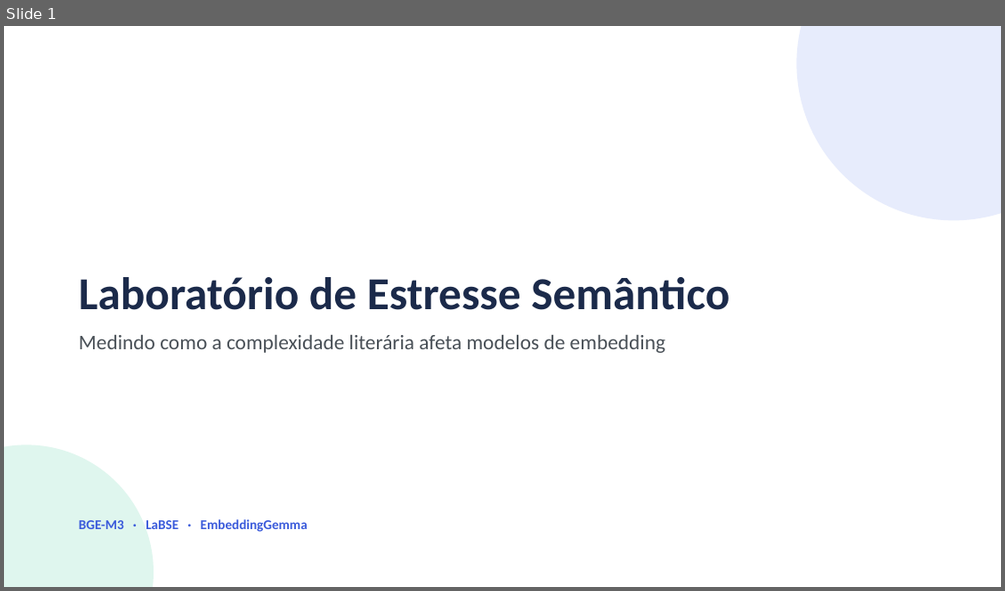
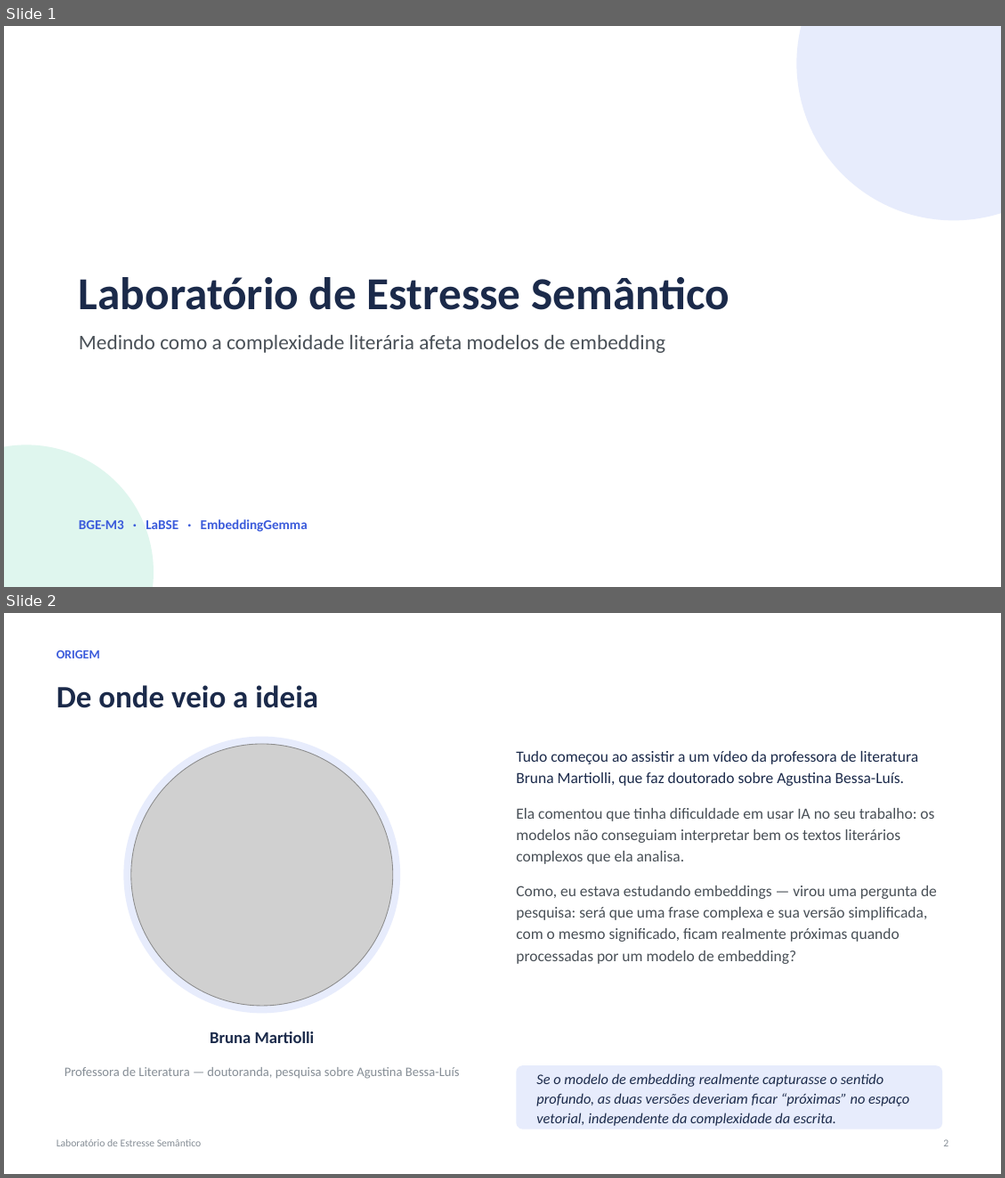
Before and after one commit to lalabohm/semantic-stress-lab, a slide deck: apresentacao/laboratorio_estresse_semantico.pptx. Shown one above the other, each under a label of ours: slide 1 before the commit, slides 1 and 2 after it. The pictures are 1005x591 and 1005x1178 pixels, drawn with LibreOffice and Linux fonts; fonts in the diff are those of the drawing; grey boxes stand for pictures. Boxes give left, top, right and bottom in pixels: in the first picture for what was removed or moved away, otherwise in the second. Text is boxed around its words. In the diff, an @@ line names an element or a change of style, - is before the commit and + after.

```diff
--- a/apresentacao/laboratorio_estresse_semantico.pptx
+++ b/apresentacao/laboratorio_estresse_semantico.pptx
@@ slide 2 added at (4, 613, 1001, 1174), background #FFFFFF @@
@@ text added at (57, 650, 100, 658), 12 pt, text #3B5BDB, bold @@
+ORIGEM
@@ text added at (57, 685, 318, 708), 30 pt, text #1B2A4A, bold @@
+De onde veio a ideia
@@ ellipse added at (123, 737, 400, 1013), fill #E7ECFC @@
@@ picture added at (131, 744, 393, 1005) @@
@@ text added at (516, 751, 937, 964), 15 pt, text #495057 @@
+Tudo começou ao assistir a um vídeo da professora de literatura Bruna Martiolli, que faz doutorado sobre Agustina Bessa-Luís.
+Ela comentou que tinha dificuldade em usar IA no seu trabalho: os modelos não conseguiam interpretar bem os textos literários complexos que ela analisa.
+Como, eu estava estudando embeddings — virou uma pergunta de pesquisa: será que uma frase complexa e sua versão simplificada, com o mesmo significado, ficam realmente próximas quando processadas por um modelo de embedding?
@@ text added at (65, 1031, 460, 1078), 12.5 pt, text #868E96 @@
+Bruna Martiolli
+Professora de Literatura — doutoranda, pesquisa sobre Agustina Bessa-Luís
@@ rounded rectangle added at (517, 1065, 942, 1129), fill #E7ECFC, 14 pt, text #1B2A4A, italic @@
+Se o modelo de embedding realmente capturasse o sentido profundo, as duas versões deveriam ficar “próximas” no espaço vetorial, independente da complexidade da escrita.
@@ text added at (57, 1139, 201, 1146), 10 pt, text #868E96 @@
+Laboratório de Estresse Semântico
@@ text added at (943, 1139, 948, 1146), 10 pt, text #868E96 @@
+2
```
Also in this commit, not shown: 6 slides changed, 4 other slides added, 21 other files.
